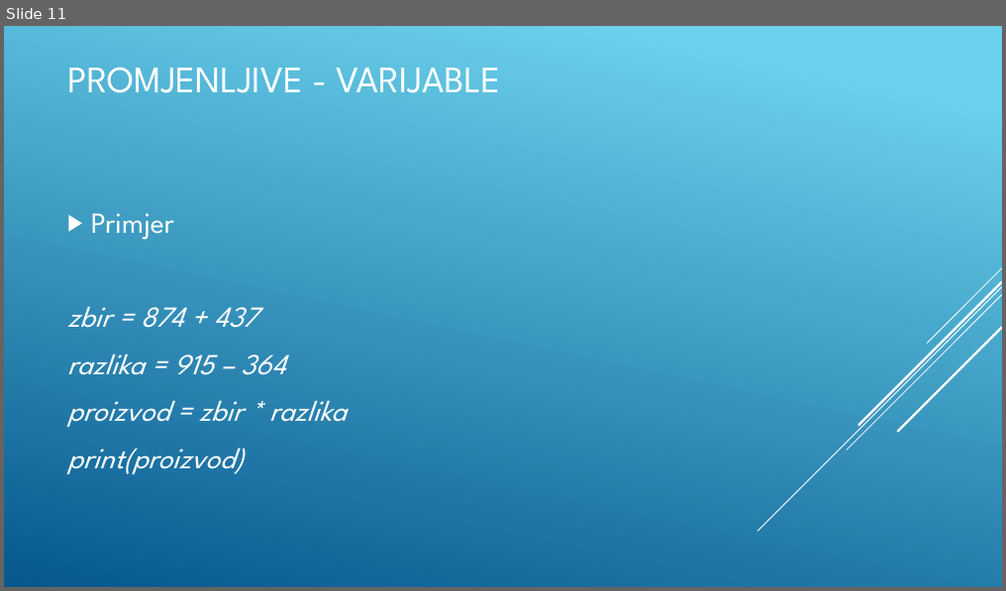
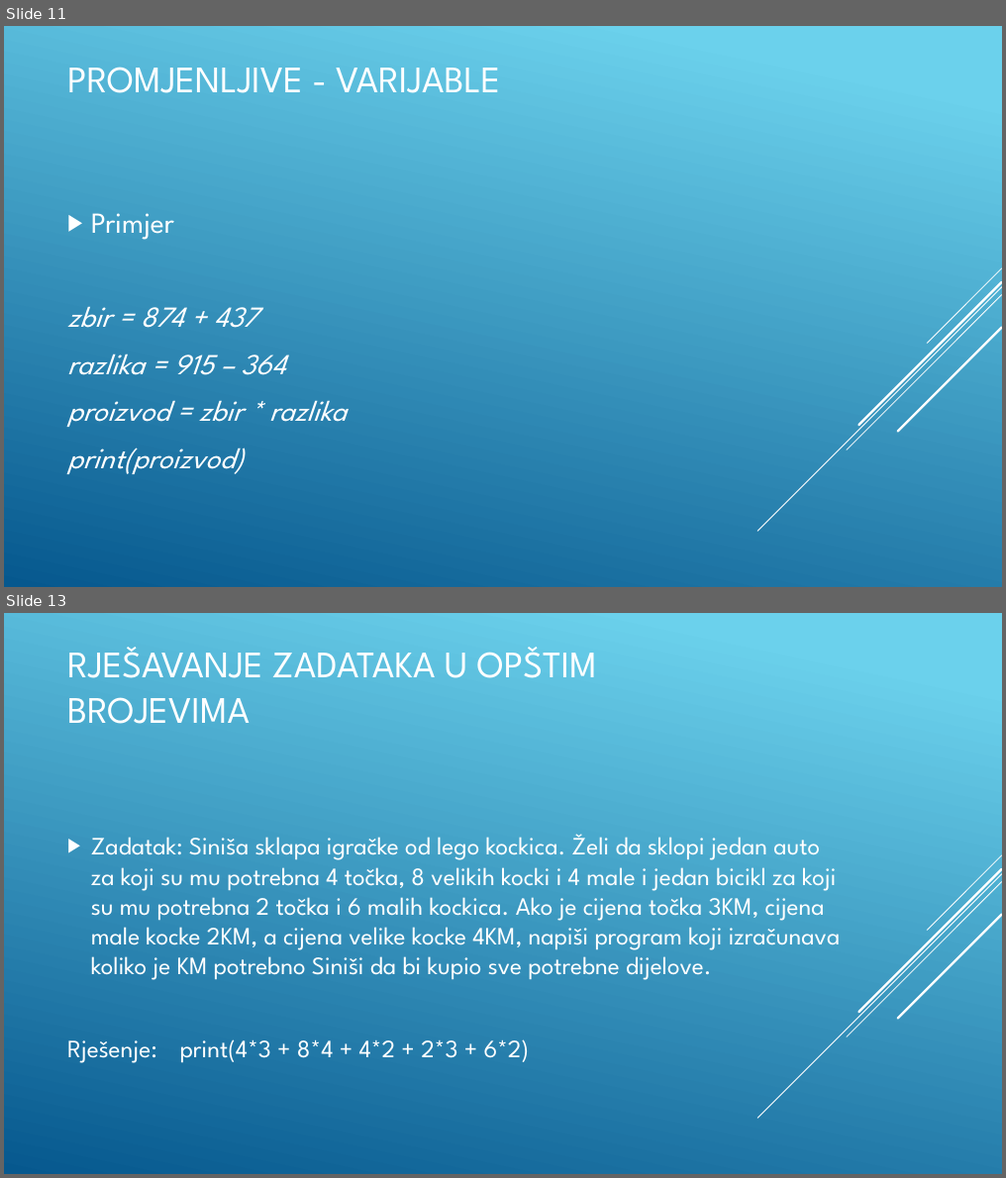
Before and after one commit to BaDnja/Kursevi, a slide deck: Python/Python-Osnovni-kurs/Izracunavanje/1-Osnovne aritmeticke operacije i primjena/Prezentacija.pptx. Shown one above the other, each under a label of ours: slide 11 before the commit, slides 11 and 13 after it; the slides between them are not shown. The pictures are 1006x591 and 1006x1178 pixels, drawn with LibreOffice and Linux fonts; fonts in the diff are those of the drawing. Boxes give left, top, right and bottom in pixels: in the first picture for what was removed or moved away, otherwise in the second. Text is boxed around its words. In the diff, an @@ line names an element or a change of style, - is before the commit and + after.

```diff
--- a/Python/Python-Osnovni-kurs/Izracunavanje/1-Osnovne aritmeticke operacije i primjena/Prezentacija.pptx
+++ b/Python/Python-Osnovni-kurs/Izracunavanje/1-Osnovne aritmeticke operacije i primjena/Prezentacija.pptx
@@ slide 13 added at [4,613,1002,1174], background gradient #6ED2EB to #06588E; not listed: 5 template elements that a slide beside it also shows @@
@@ title added at [67,647,597,724], 36 pt, text #FFFFFF @@
+RJEŠAVANJE ZADATAKA U OPŠTIM BROJEVIMA
@@ text added at [67,834,841,1063], 24 pt, text #FFFFFF @@
+▶ Zadatak: Siniša sklapa igračke od lego kockica. Želi da sklopi jedan auto za koji su mu potrebna 4 točka, 8 velikih kocki i 4 male i jedan bicikl za koji su mu potrebna 2 točka i 6 malih kockica. Ako je cijena točka 3KM, cijena male kocke 2KM, a cijena velike kocke 4KM, napiši program koji izračunava koliko je KM potrebno Siniši da bi kupio sve potrebne dijelove.
+Rješenje: print(4*3 + 8*4 + 4*2 + 2*3 + 6*2)
```
Also in this commit, not shown: 1 slide changed, 4 other slides added.
